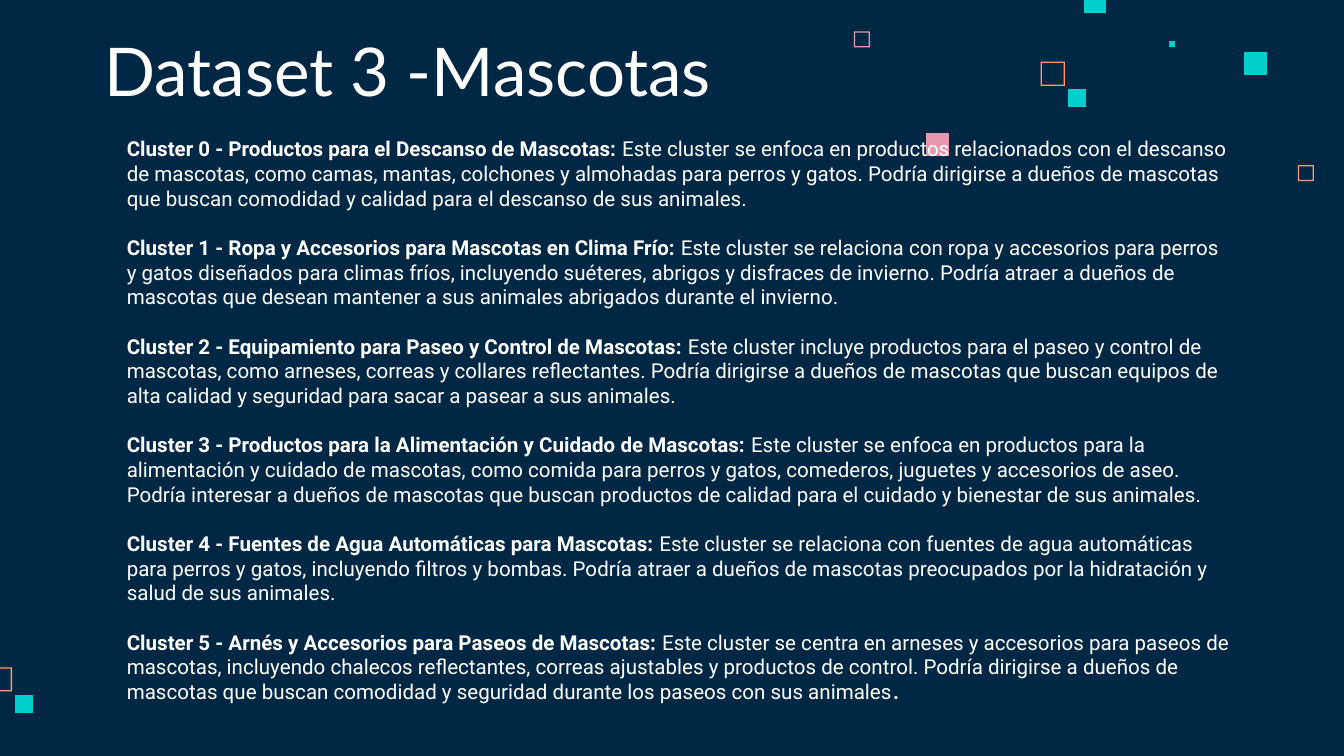
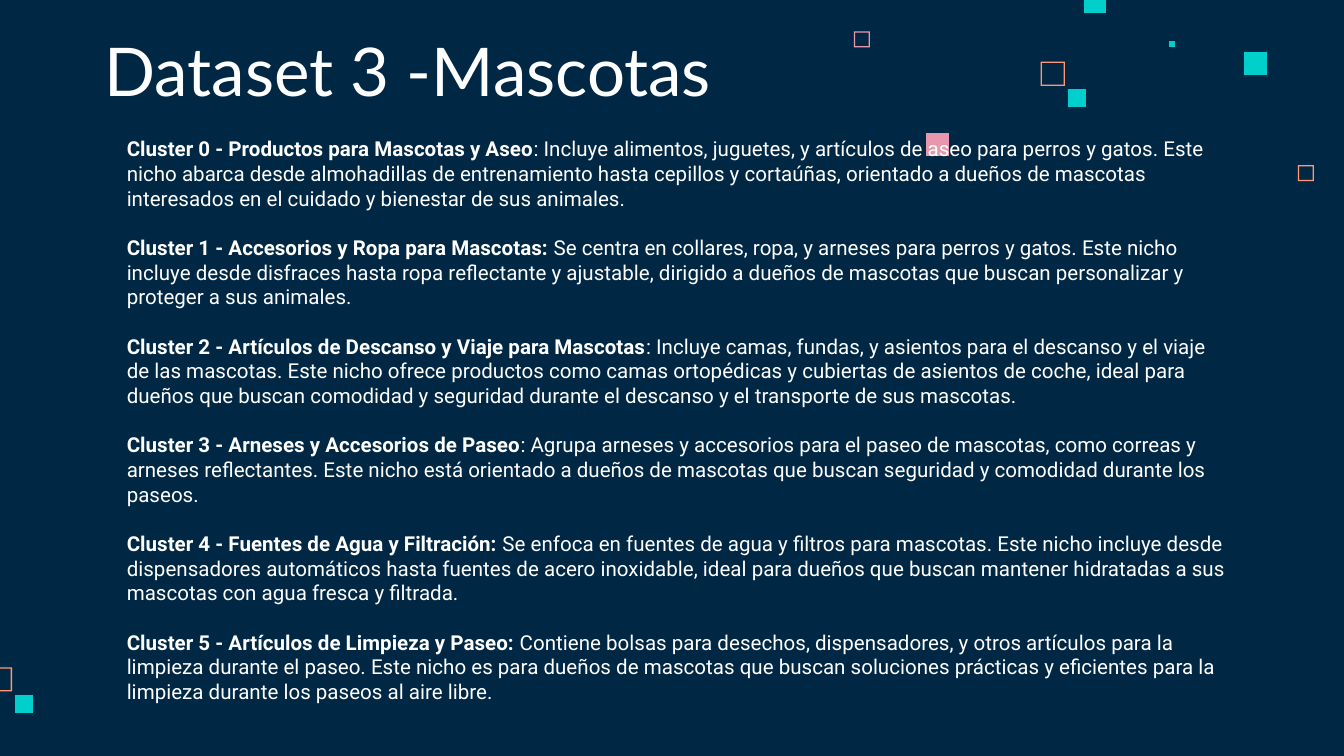
Before and after one commit to ChrissValdez/Proyecto_Integrador, a slide deck: slide 23 of Proyecto_integrador.pptx. Drawn at 1344x756 pixels with LibreOffice and Linux fonts; fonts in the diff are those of the drawing. Boxes give left, top, right and bottom in pixels: in the first picture for what was removed or moved away, otherwise in the second. Text is boxed around its words. In the diff, an @@ line names an element or a change of style, - is before the commit and + after.

```diff
--- a/Proyecto_integrador.pptx
+++ b/Proyecto_integrador.pptx
@@ text at bbox=[127, 137, 1225, 704]: text changed @@
-Cluster 0 - Productos para el Descanso de Mascotas: Este cluster se enfoca en productos relacionados con el descanso de mascotas, como camas, mantas, colchones y almohadas para perros y gatos. Podría dirigirse a dueños de mascotas que buscan comodidad y calidad para el descanso de sus animales.
-Cluster 1 - Ropa y Accesorios para Mascotas en Clima Frío: Este cluster se relaciona con ropa y accesorios para perros y gatos diseñados para climas fríos, incluyendo suéteres, abrigos y disfraces de invierno. Podría atraer a dueños de mascotas que desean mantener a sus animales abrigados durante el invierno.
-Cluster 2 - Equipamiento para Paseo y Control de Mascotas: Este cluster incluye productos para el paseo y control de mascotas, como arneses, correas y collares reflectantes. Podría dirigirse a dueños de mascotas que buscan equipos de alta calidad y seguridad para sacar a pasear a sus animales.
-Cluster 3 - Productos para la Alimentación y Cuidado de Mascotas: Este cluster se enfoca en productos para la alimentación y cuidado de mascotas, como comida para perros y gatos, comederos, juguetes y accesorios de aseo. Podría interesar a dueños de mascotas que buscan productos de calidad para el cuidado y bienestar de sus animales.
-Cluster 4 - Fuentes de Agua Automáticas para Mascotas: Este cluster se relaciona con fuentes de agua automáticas para perros y gatos, incluyendo filtros y bombas. Podría atraer a dueños de mascotas preocupados por la hidratación y salud de sus animales.
-Cluster 5 - Arnés y Accesorios para Paseos de Mascotas: Este cluster se centra en arneses y accesorios para paseos de mascotas, incluyendo chalecos reflectantes, correas ajustables y productos de control. Podría dirigirse a dueños de mascotas que buscan comodidad y seguridad durante los paseos con sus animales.
+Cluster 0 - Productos para Mascotas y Aseo: Incluye alimentos, juguetes, y artículos de aseo para perros y gatos. Este nicho abarca desde almohadillas de entrenamiento hasta cepillos y cortaúñas, orientado a dueños de mascotas interesados en el cuidado y bienestar de sus animales.
+Cluster 1 - Accesorios y Ropa para Mascotas: Se centra en collares, ropa, y arneses para perros y gatos. Este nicho incluye desde disfraces hasta ropa reflectante y ajustable, dirigido a dueños de mascotas que buscan personalizar y proteger a sus animales.
+Cluster 2 - Artículos de Descanso y Viaje para Mascotas: Incluye camas, fundas, y asientos para el descanso y el viaje de las mascotas. Este nicho ofrece productos como camas ortopédicas y cubiertas de asientos de coche, ideal para dueños que buscan comodidad y seguridad durante el descanso y el transporte de sus mascotas.
+Cluster 3 - Arneses y Accesorios de Paseo: Agrupa arneses y accesorios para el paseo de mascotas, como correas y arneses reflectantes. Este nicho está orientado a dueños de mascotas que buscan seguridad y comodidad durante los paseos.
+Cluster 4 - Fuentes de Agua y Filtración: Se enfoca en fuentes de agua y filtros para mascotas. Este nicho incluye desde dispensadores automáticos hasta fuentes de acero inoxidable, ideal para dueños que buscan mantener hidratadas a sus mascotas con agua fresca y filtrada.
+Cluster 5 - Artículos de Limpieza y Paseo: Contiene bolsas para desechos, dispensadores, y otros artículos para la limpieza durante el paseo. Este nicho es para dueños de mascotas que buscan soluciones prácticas y eficientes para la limpieza durante los paseos al aire libre.
```
Also in this commit, not shown: 8 other slides changed, 2 slides added, 1 other file.
